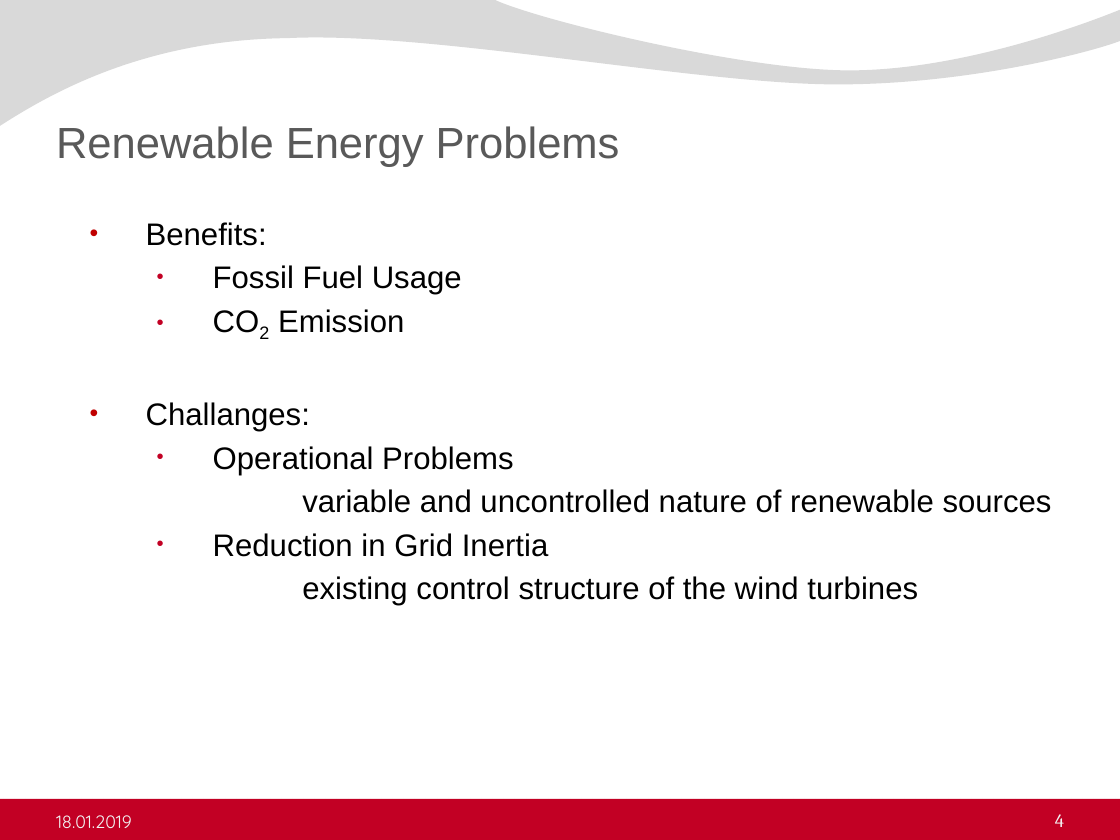
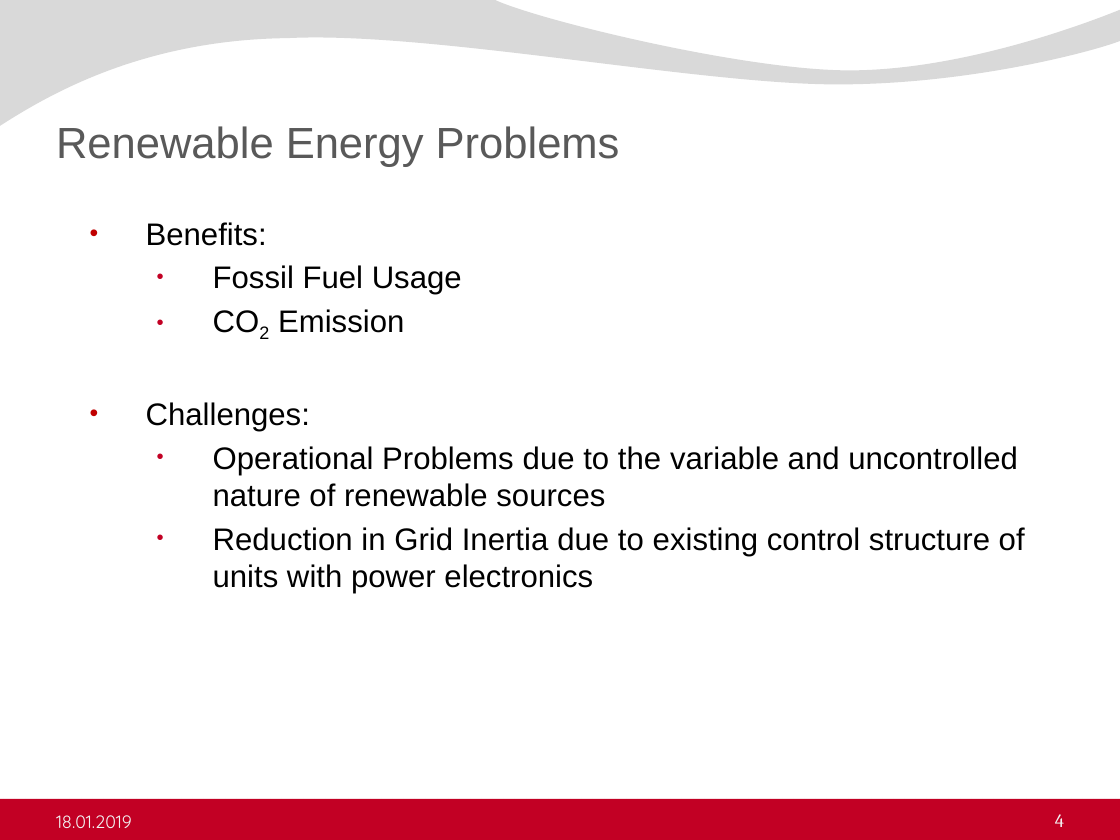
Before and after one commit to ErencanDuymaz/Research, a slide deck: slide 4 of Thesis/Thesis Defence/Erencan_Duymaz_thesis_defence.pptx. Drawn at 1120x840 pixels with LibreOffice and Linux fonts; fonts in the diff are those of the drawing; background and template pictures are left out. Boxes give left, top, right and bottom in pixels: in the first picture for what was removed or moved away, otherwise in the second. Text is boxed around its words. In the diff, an @@ line names an element or a change of style, - is before the commit and + after.

```diff
--- a/Thesis/Thesis Defence/Erencan_Duymaz_thesis_defence.pptx
+++ b/Thesis/Thesis Defence/Erencan_Duymaz_thesis_defence.pptx
@@ text at [146, 402, 1025, 593]: text changed @@
-  • Challanges:
-      • Operational Problems
-        variable and uncontrolled nature of renewable sources
-      • Reduction in Grid Inertia
-        existing control structure of the wind turbines
+  • Challenges:
+      • Operational Problems due to the variable and uncontrolled nature of renewable sources
+      • Reduction in Grid Inertia due to existing control structure of units with power electronics
```
Also in this commit, not shown: 28 other slides changed, 2 slides added, 4 other files.
